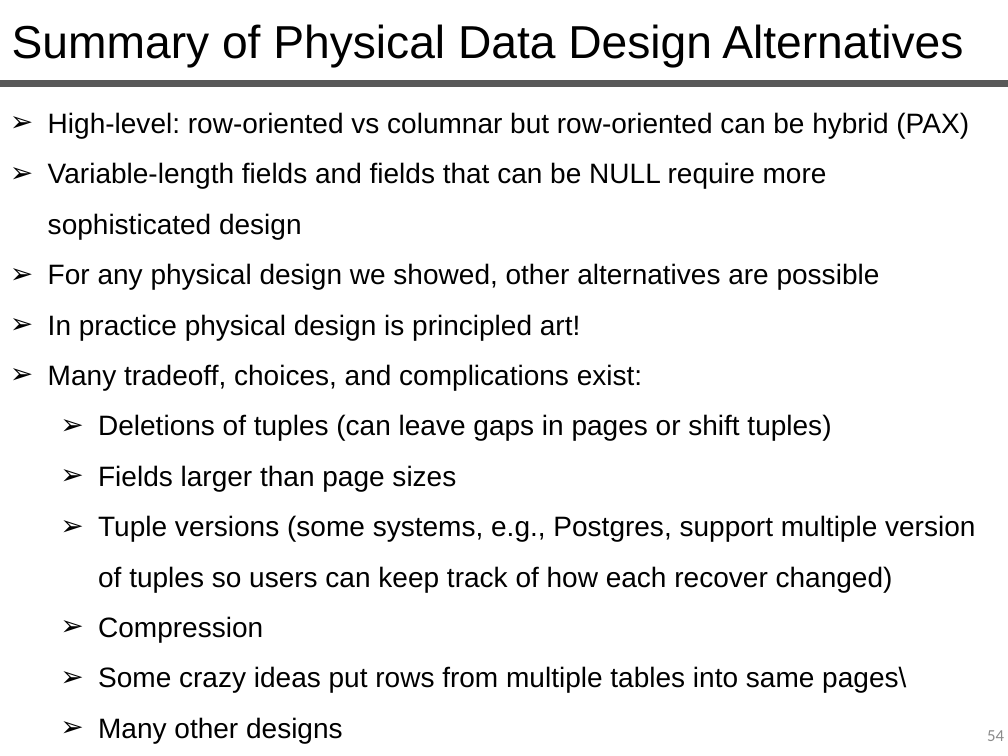
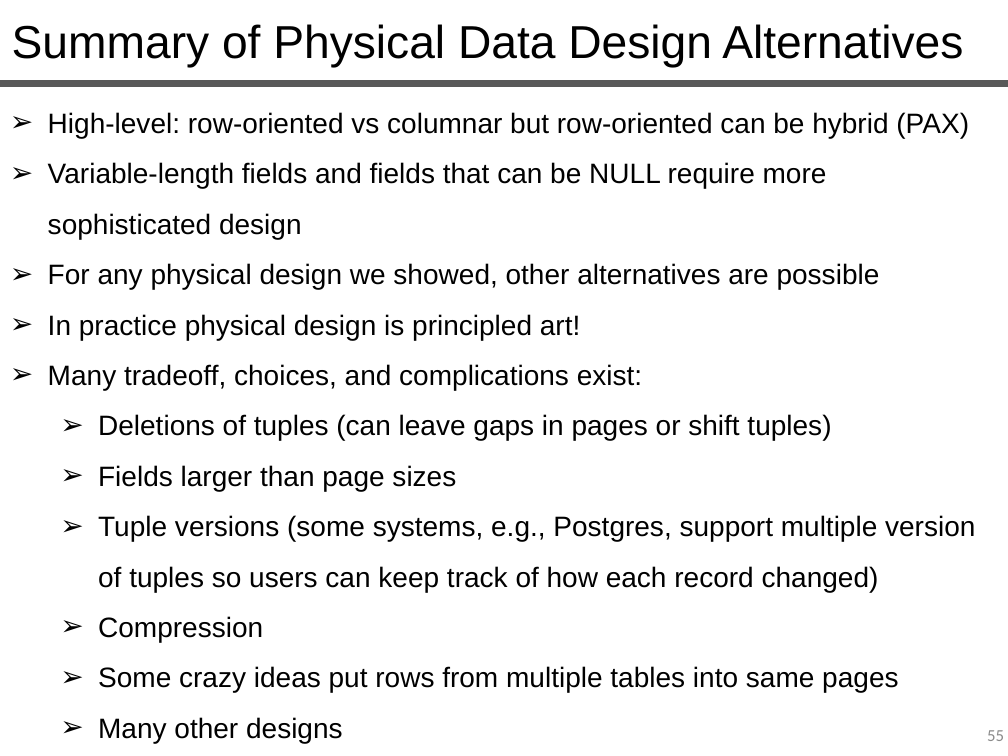
Before and after one commit to queryproc/slides, a slide deck: slide 55 of 11-physical-data-organization.pptx (slide 54 before the commit). Drawn at 1008x756 pixels with LibreOffice and Linux fonts; fonts in the diff are those of the drawing. Boxes give left, top, right and bottom in pixels: in the first picture for what was removed or moved away, otherwise in the second. Text is boxed around its words. In the diff, an @@ line names an element or a change of style, - is before the commit and + after.

Commit message:
update slides lecture 11

```diff
--- a/11-physical-data-organization.pptx
+++ b/11-physical-data-organization.pptx
@@ text at box(98, 515, 975, 592): text changed @@
-  ➢ Tuple versions (some systems, e.g., Postgres, support multiple version of tuples so users can keep track of how each recover changed)
+  ➢ Tuple versions (some systems, e.g., Postgres, support multiple version of tuples so users can keep track of how each record changed)
@@ text at box(98, 666, 898, 692): text changed @@
-  ➢ Some crazy ideas put rows from multiple tables into same pages\
+  ➢ Some crazy ideas put rows from multiple tables into same pages
@@ page number at box(987, 730, 1004, 741): text changed @@
-54
+55
```
Also in this commit, not shown: 7 other slides changed, 1 slide added, 1 other file.
